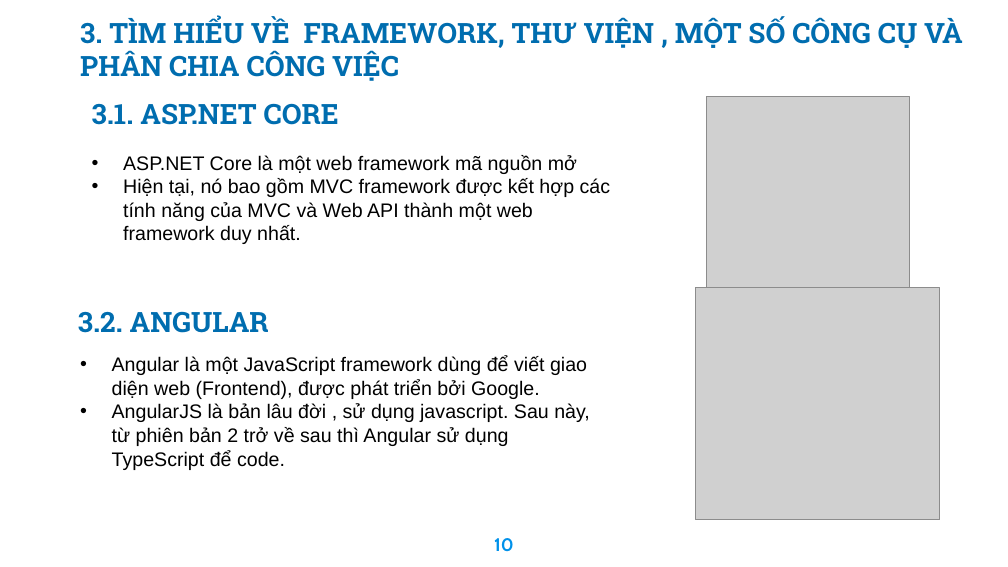
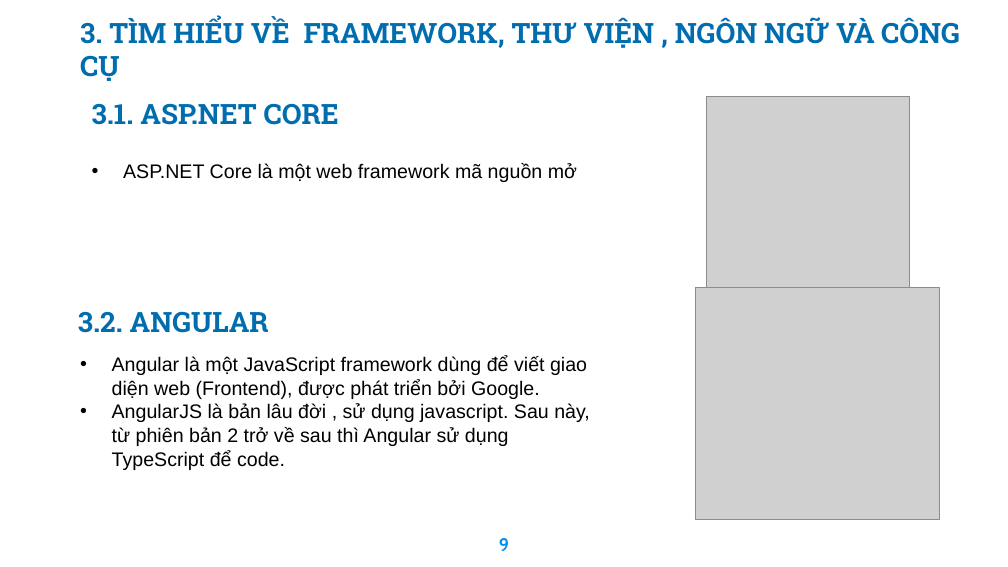
Before and after one commit to haitran2000/Ecommerce-Fashion-Website, a slide deck: slide 9 of Do An Tot Nghiep.pptx (slide 10 before the commit). Drawn at 1008x567 pixels with LibreOffice and Linux fonts; fonts in the diff are those of the drawing; grey boxes stand for pictures; background and template pictures are left out. Boxes give left, top, right and bottom in pixels: in the first picture for what was removed or moved away, otherwise in the second. Text is boxed around its words. In the diff, an @@ line names an element or a change of style, - is before the commit and + after.

```diff
--- a/Do An Tot Nghiep.pptx
+++ b/Do An Tot Nghiep.pptx
@@ text at (80,17,960,81): text changed @@
-3. TÌM HIỂU VỀ FRAMEWORK, THƯ VIỆN , MỘT SỐ CÔNG CỤ VÀ PHÂN CHIA CÔNG VIỆC
+3. TÌM HIỂU VỀ FRAMEWORK, THƯ VIỆN , NGÔN NGỮ VÀ CÔNG CỤ
@@ text "ASP.NET Core là một web ...": place and size @@
-text "ASP.NET Core là một web ..." at (123,155,611,244)
+text "ASP.NET Core là một web ..." at (123,163,577,182)
@@ text at (123,178,611,244): paragraph removed @@
-• Hiện tại, nó bao gồm MVC framework được kết hợp các tính năng của MVC và Web API thành một web framework duy nhất.
@@ page number at (499,538,509,551): text changed @@
-10
+9
```
Also in this commit, not shown: 11 other slides changed, 2 slides removed, 19 other files.
